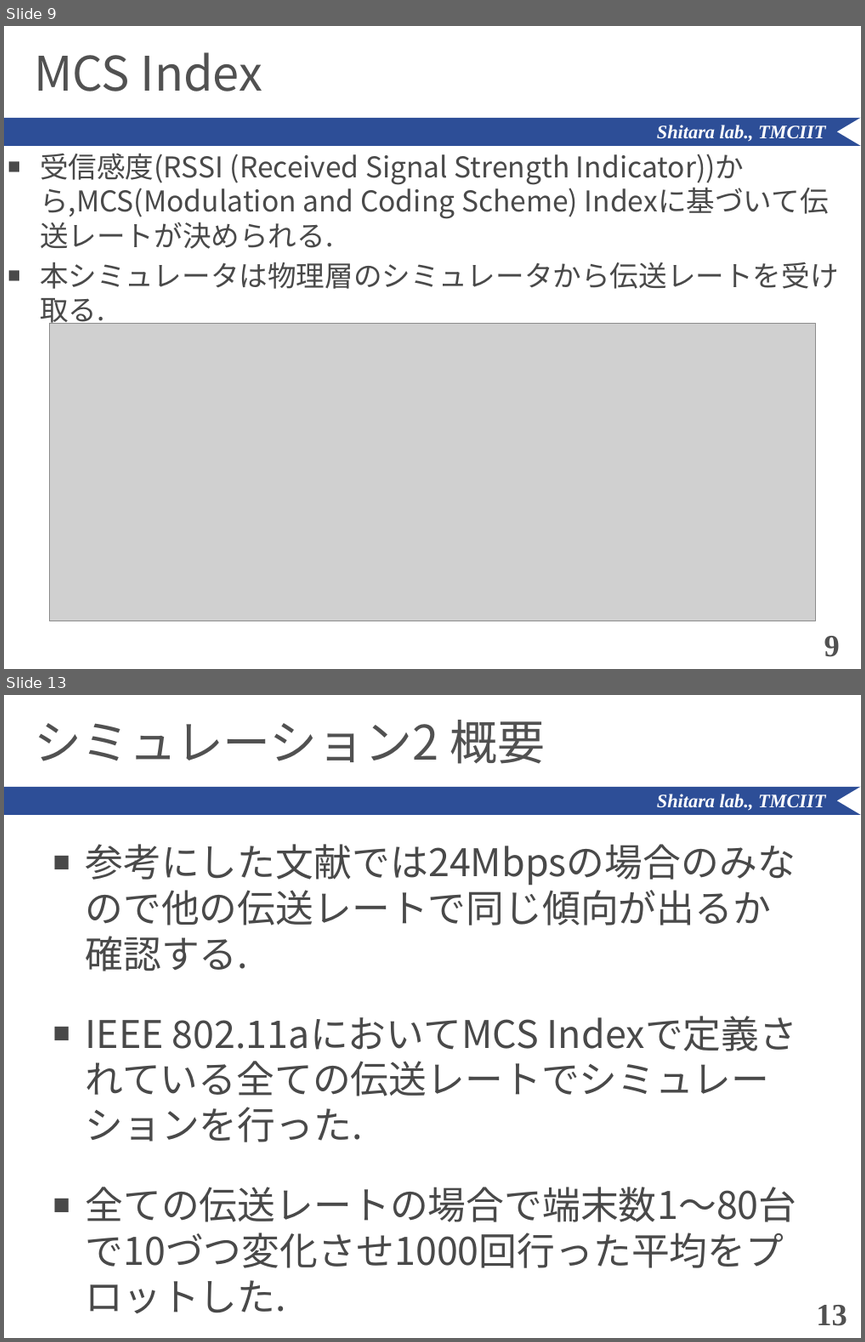
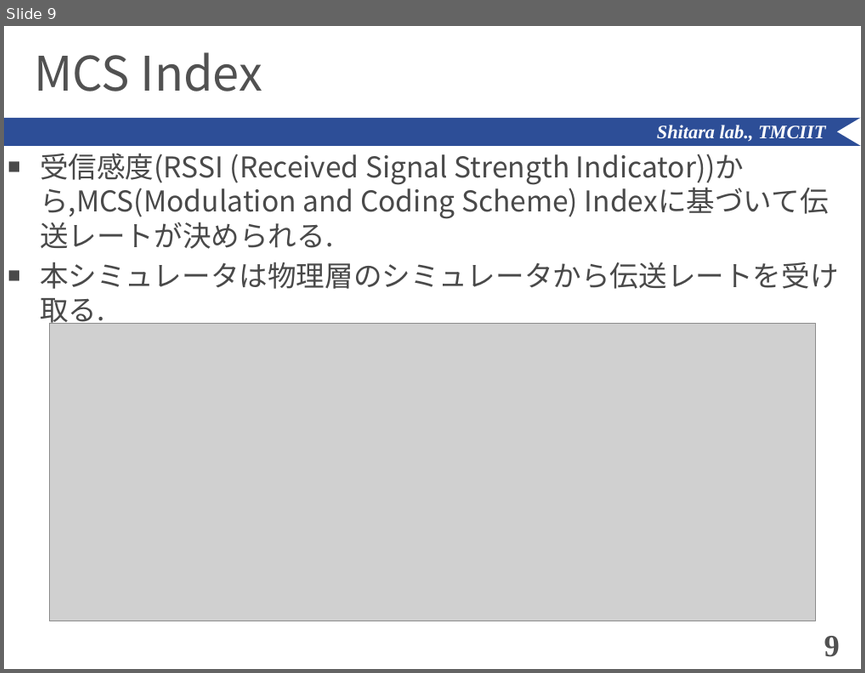
Before and after one commit to ShitaLab-TMCIT/IEEE802.11simulator, a slide deck: paper/pwp_tmp_shiralab.pptx. Shown one above the other, each under a label of ours: slides 9 and 13 before the commit, slide 9 after it; the slides between them are not shown. The pictures are 865x1342 and 865x673 pixels, drawn with LibreOffice and Linux fonts; fonts in the diff are those of the drawing; grey boxes stand for pictures. Boxes give left, top, right and bottom in pixels: in the first picture for what was removed or moved away, otherwise in the second. Text is boxed around its words. In the diff, an @@ line names an element or a change of style, - is before the commit and + after.

```diff
--- a/paper/pwp_tmp_shiralab.pptx
+++ b/paper/pwp_tmp_shiralab.pptx
@@ slide 13 removed at bbox=[4, 695, 861, 1338], background #FFFFFF; not listed: 3 template elements that a slide beside it also shows @@
@@ title removed at bbox=[34, 720, 545, 764] @@
-シミュレーション2 概要
@@ text removed at bbox=[86, 844, 797, 1222] @@
-■ 参考にした文献では24Mbpsの場合のみなので他の伝送レートで同じ傾向が出るか確認する.
-■ IEEE 802.11aにおいてMCS Indexで定義されている全ての伝送レートでシミュレーションを行った.
-■ 全ての伝送レートの場合で端末数1～80台で10づつ変化させ1000回行った平均をプロットした.
@@ page number removed at bbox=[816, 1304, 846, 1326] @@
-13
```
Also in this commit, not shown: 5 slides changed, 5 slides added, 6 other slides removed, 11 other files.
